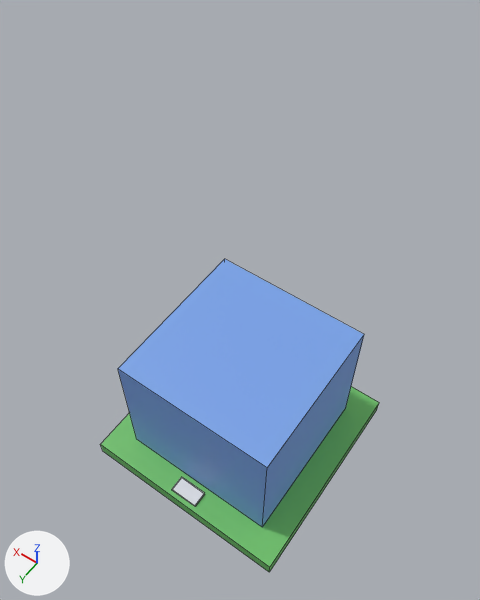
An edit to the FBX model Assets/CityGen/building2.fbx, drawn before and after from the same camera.
The view is the same before and after, from a camera (50 mm lens) standing at (-7.2, 10.28, 24.34) and looking at (0.39, -0.35, 7.64). Every picture has the same lights, and +X, +Y and +Z are marked at lower left. The picture after the commit comes second. Mesh edges are drawn as thin lines. Where no turn or scale is listed for an object, it has been applied to the vertices.

The scene before the commit, as lines of its bpy script (objects in view):
```python
me_cube_034 = bpy.data.meshes.new('Cube.034')
me_cube_034.from_pydata(...)  # a box spanning x -4.0..4.0, y -4.0..4.0, z -0.3..0.3
me_cube_034.materials.append(mat_material_022)  # green #6cc066
me_cube_035 = bpy.data.meshes.new('Cube.035')
me_cube_035.from_pydata(...)  # a box spanning x -1.0..1.0, y -1.0..1.0, z -1.0..1.0
me_cube_035.materials.append(mat_material_023)  # blue #78a2e7
me_cube_036 = bpy.data.meshes.new('Cube.036')
me_cube_036.from_pydata(...)  # a box spanning x -1.0..1.0, y -1.0..1.0, z -1.0..1.0
ob_empty_tile_001 = bpy.data.objects.new('Empty_Tile.001', me_cube_034)
ob_empty_tile_001.location = (0.0, 0.0, 0.0)
ob_empty_tile_002 = bpy.data.objects.new('Empty_Tile.002', me_cube_035)
ob_empty_tile_002.location = (0.0, 0.0, 2.88)
ob_empty_tile_002.scale = (3.0, 3.0, 2.58)
ob_empty_tile_003 = bpy.data.objects.new('Empty_Tile.003', me_cube_036)
ob_empty_tile_003.location = (0.0, 3.52, 0.35)
ob_empty_tile_003.scale = (0.548, 0.299, 0.0497)
```
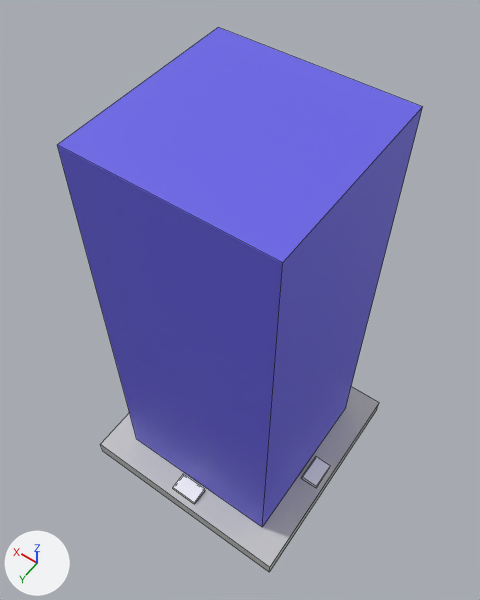
The edits, one by one:
Material 'Material.056' (mat_material_056) is new.
Its base color is (0.571, 0.571, 0.571) (light grey #c7c7c7).
Material 'Material.055' (mat_material_055) is new.
Its base color is (0.144, 0.126, 0.8) (blue #6a63e7).
Material 'Material.054' (mat_material_054) is new.
Its base color is (1.0, 1.0, 1.0) (white #ffffff).
me_cube_034 has 8 vertices, 6 faces and spans x -4.0..4.0, y -4.0..4.0, z -0.3..0.3.
me_cube_034 no longer uses material mat_material_022 (green #6cc066).
me_cube_034 gains material mat_material_056 (light grey #c7c7c7).
me_cube_035 has 8 vertices, 6 faces and spans x -1.0..1.0, y -1.0..1.0, z -1.0..1.0.
me_cube_035 no longer uses material mat_material_023 (blue #78a2e7).
me_cube_035 gains material mat_material_055 (blue #6a63e7).
Mesh me_cube_004 is new.
It is a box spanning x -0.323..0.323, y -0.509..0.509, z -0.087..0.087.
It uses material mat_material_054 (white #ffffff).
Object 'Empty_Tile.002' (ob_empty_tile_002) moves from (0.0, 0.0, 2.88) to (0.0, 0.0, 7.54).
Object 'Empty_Tile.002' (ob_empty_tile_002) is rescaled from (3.0, 3.0, 2.58) to (3.0, 3.0, 7.24).
Object 'Empty_Tile.003' (ob_empty_tile_003) moves from (0.0, 3.52, 0.35) to (0.05, 3.42, 0.36).
Object 'Empty_Tile.003' (ob_empty_tile_003) turns from (0, 0, 0) to (0, 0, 90) degrees about x, y and z.
Object 'Empty_Tile.003' (ob_empty_tile_003) is rescaled from (0.548, 0.299, 0.0497) to (0.323, 0.509, 0.0868).
Object 'Empty_Tile.006' (ob_empty_tile_006) is new; it shows me_cube_004.
Its location is (-3.48, 0.1, 0.36).

What differs and where, as boxes (x1, y1, x2, y2) in the pictures (480 x 600 px):
'Empty_Tile.002', recoloured, moved, rescaled (49% wider, 86% taller)
    before: (118, 259, 364, 527)
    after: (57, 27, 423, 527)
'Empty_Tile.001', recoloured (green to light grey)
    both: (100, 386, 379, 572)
'Empty_Tile.003', moved, turned, rescaled
    before: (172, 477, 205, 506)
    after: (173, 474, 205, 504)
'Empty_Tile.006', added
    after: (302, 457, 330, 488)
